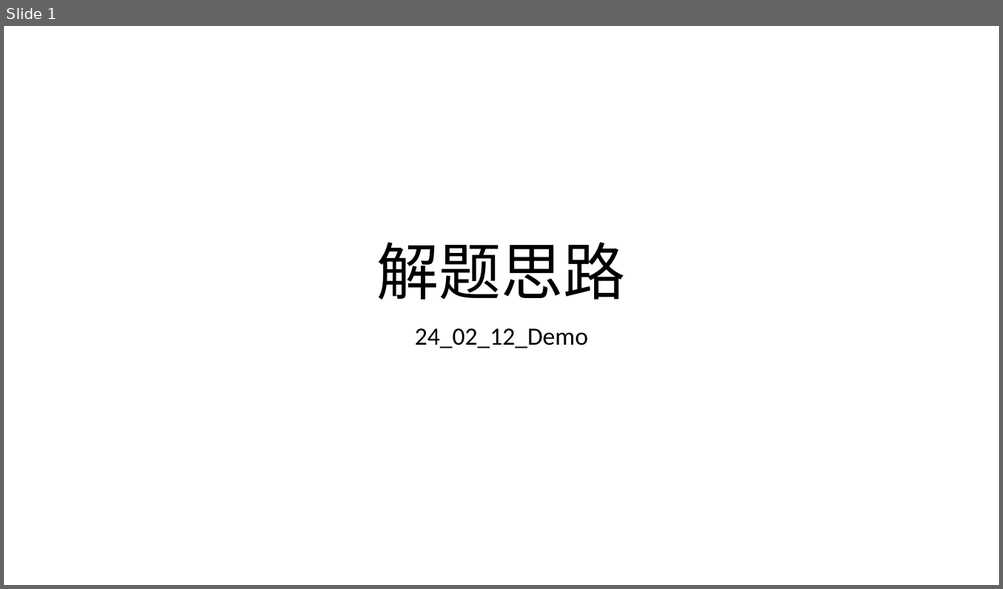
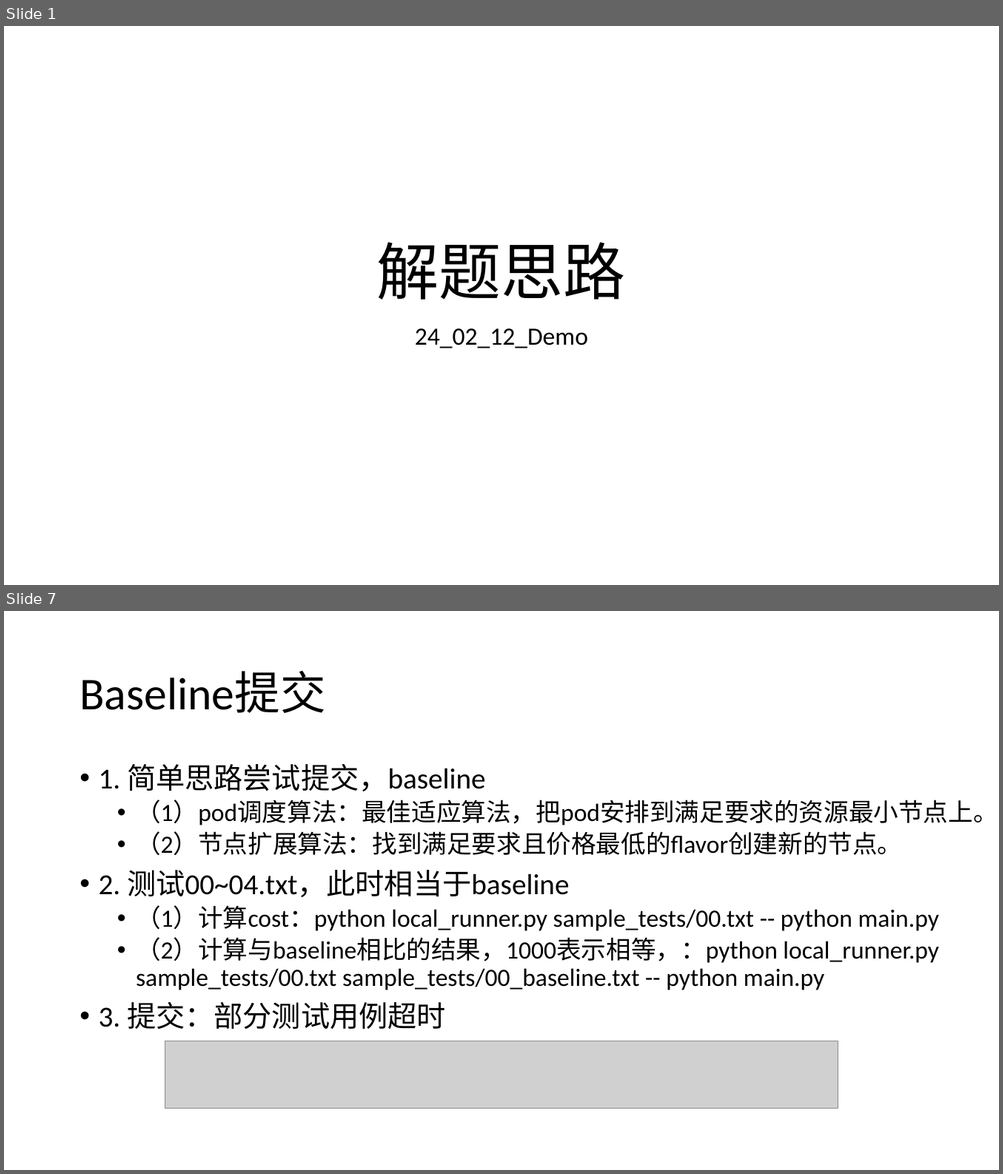
Before and after one commit to HuangDDU/hzy_algorithm, a slide deck: huawei/4_ESC/日志记录.pptx. Shown one above the other, each under a label of ours: slide 1 before the commit, slides 1 and 7 after it; the slides between them are not shown. The pictures are 1003x589 and 1003x1174 pixels, drawn with LibreOffice and Linux fonts; fonts in the diff are those of the drawing; grey boxes stand for pictures. Boxes give left, top, right and bottom in pixels: in the first picture for what was removed or moved away, otherwise in the second. Text is boxed around its words. In the diff, an @@ line names an element or a change of style, - is before the commit and + after.

```diff
--- a/huawei/4_ESC/日志记录.pptx
+++ b/huawei/4_ESC/日志记录.pptx
@@ slide 7 added at [4, 611, 999, 1170], background #FFFFFF @@
@@ title added at [79, 672, 325, 713], 44 pt, text #000000 @@
+Baseline提交
@@ text added at [99, 764, 998, 1029], 24 pt, text #000000 @@
+• 1. 简单思路尝试提交，baseline
+  • （1）pod调度算法：最佳适应算法，把pod安排到满足要求的资源最小节点上。
+  • （2）节点扩展算法：找到满足要求且价格最低的flavor创建新的节点。
+• 2. 测试00~04.txt，此时相当于baseline
+  • （1）计算cost：python local_runner.py sample_tests/00.txt -- python main.py
+  • （2）计算与baseline相比的结果，1000表示相等，：python local_runner.py sample_tests/00.txt sample_tests/00_baseline.txt -- python main.py
+• 3. 提交：部分测试用例超时
@@ picture added at [165, 1042, 837, 1109] @@
```
Also in this commit, not shown: 1 slide changed, 7 other slides added, 55 other files.
